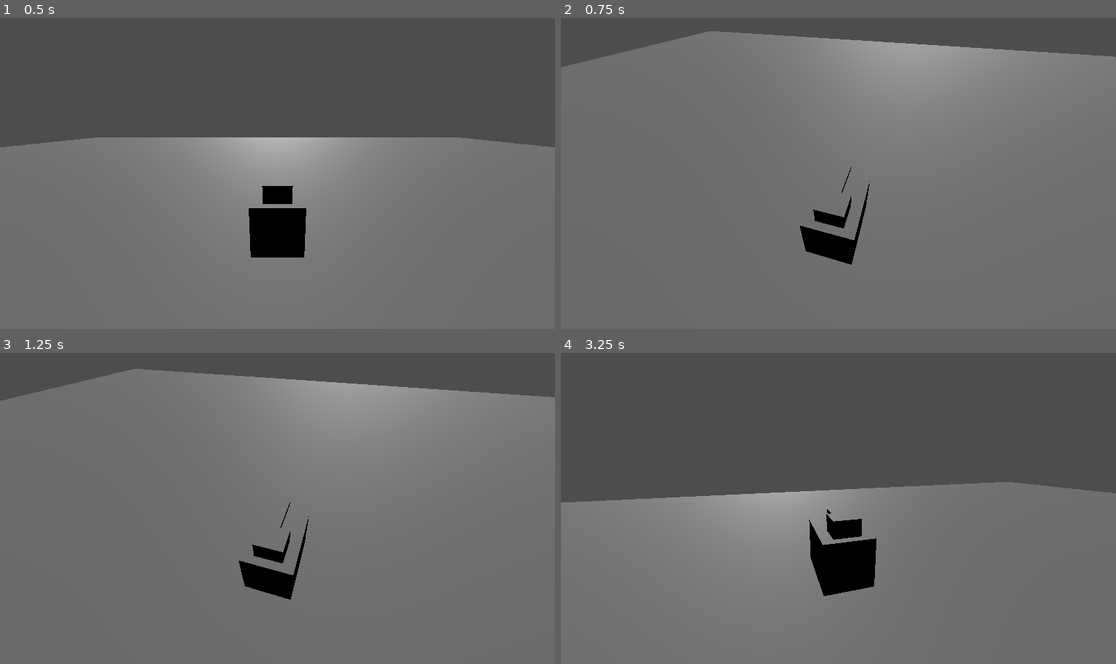
Above: before the commit, frames 1-4 (two rows, left to right).
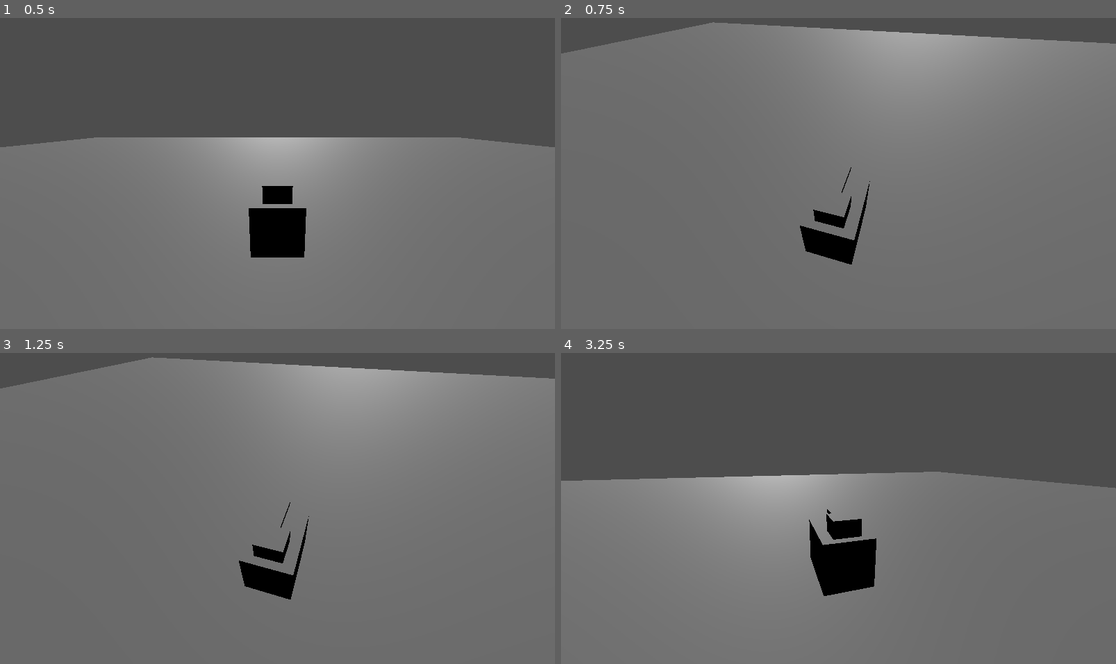
Above: after the commit, the same moments.

Repository: Coolfool3080/QuickTank
Game: Godot game, scene res://levels/testing_level.tscn
The game is run twice, just before and just after one commit, with the same random seed, the same clock (stepped at 60 frames per second) and the same inputs. This scene is started directly instead of the project's main scene.
Inputs (mouse positions are in pixels of both pictures, inside the frame that each line leads up to):
- Up to frame 1 (0.5 s): no input
- Up to frame 2 (0.75 s): tap Enter (ui_accept) at 0.5, 0.6 s; move the mouse to (810, 235) at 0.52 s; hold Up (ui_up) from 0.53 s (still down)
- Up to frame 3 (1.25 s): keep holding Up (ui_up); tap Enter (ui_accept) at 0.77, 1.07 s
- Up to frame 4 (3.25 s): move the mouse to (1005, 555) at 1.27 s; tap Enter (ui_accept) at 1.35, 1.52, 1.82, 2.1, 2.75, 2.85, 3.02 s; move the mouse to (672, 461) at 2.02 s; release Up (ui_up) at 2.03 s; hold Left (ui_left) from 2.03 s (still down); move the mouse to (866, 508) at 2.77 s

Frame 1 is identical in both runs. In frame 2, 3.5% of the frame differs, in the area x 0-100%, y 1-16%; in frame 3, 4.5%; in frame 4, 4.5%.

Commit message:
Implemented basic tank movement
- Added custom WASD game key binds
- removed the ability to jump with tank
- created classic tank movement system (same as what we did last time)

Diff:
--- a/project.godot
+++ b/project.godot
@@ -14,3 +14,26 @@
 run/main_scene="uid://di137jxkg0i6h"
 config/features=PackedStringArray("4.4", "Forward Plus")
 config/icon="res://icon.svg"
+
+[input]
+
+tank_forward={
+"deadzone": 0.2,
+"events": [Object(InputEventKey,"resource_local_to_scene":false,"resource_name":"","device":-1,"window_id":0,"alt_pressed":false,"shift_pressed":false,"ctrl_pressed":false,"meta_pressed":false,"pressed":false,"keycode":0,"physical_keycode":87,"key_label":0,"unicode":119,"location":0,"echo":false,"script":null)
+]
+}
+tank_backward={
+"deadzone": 0.2,
+"events": [Object(InputEventKey,"resource_local_to_scene":false,"resource_name":"","device":-1,"window_id":0,"alt_pressed":false,"shift_pressed":false,"ctrl_pressed":false,"meta_pressed":false,"pressed":false,"keycode":0,"physical_keycode":83,"key_label":0,"unicode":115,"location":0,"echo":false,"script":null)
+]
+}
+tank_rotate_left={
+"deadzone": 0.2,
+"events": [Object(InputEventKey,"resource_local_to_scene":false,"resource_name":"","device":-1,"window_id":0,"alt_pressed":false,"shift_pressed":false,"ctrl_pressed":false,"meta_pressed":false,"pressed":false,"keycode":0,"physical_keycode":65,"key_label":0,"unicode":97,"location":0,"echo":false,"script":null)
+]
+}
+tank_rotate_right={
+"deadzone": 0.2,
+"events": [Object(InputEventKey,"resource_local_to_scene":false,"resource_name":"","device":-1,"window_id":0,"alt_pressed":false,"shift_pressed":false,"ctrl_pressed":false,"meta_pressed":false,"pressed":false,"keycode":0,"physical_keycode":68,"key_label":0,"unicode":100,"location":0,"echo":false,"script":null)
+]
+}
--- a/scripts/tank.gd
+++ b/scripts/tank.gd
@@ -1,28 +1,25 @@
 extends CharacterBody3D
 
-
-const SPEED = 5.0
-const JUMP_VELOCITY = 4.5
-
+const MOVE_SPEED = 5
+const ROTATION_SPEED = 1
 
 func _physics_process(delta):
-	# Add the gravity.
+	#Add the gravity.
 	if not is_on_floor():
 		velocity += get_gravity() * delta
 
-	# Handle jump.
-	if Input.is_action_just_pressed("ui_accept") and is_on_floor():
-		velocity.y = JUMP_VELOCITY
+	var rotation_dir = Input.get_axis("tank_rotate_right", "tank_rotate_left")
+	var movement_dir = Input.get_axis("tank_backward", "tank_forward")
 
-	# Get the input direction and handle the movement/deceleration.
-	# As good practice, you should replace UI actions with custom gameplay actions.
-	var input_dir = Input.get_vector("ui_left", "ui_right", "ui_up", "ui_down")
-	var direction = (transform.basis * Vector3(input_dir.x, 0, input_dir.y)).normalized()
-	if direction:
-		velocity.x = direction.x * SPEED
-		velocity.z = direction.z * SPEED
+	if Input.is_action_pressed("tank_forward"):
+		rotate_y(rotation_dir * delta)
+		velocity = global_transform.basis.z.normalized() * MOVE_SPEED
+	elif Input.is_action_pressed("tank_backward"):
+		rotate_y(-rotation_dir * delta)
+		velocity = -global_transform.basis.z.normalized() * MOVE_SPEED
 	else:
-		velocity.x = move_toward(velocity.x, 0, SPEED)
-		velocity.z = move_toward(velocity.z, 0, SPEED)
+		rotate_y(rotation_dir * delta)
+		velocity.x = move_toward(velocity.x, 0, MOVE_SPEED)
+		velocity.z = move_toward(velocity.z, 0, MOVE_SPEED)
 
 	move_and_slide()
